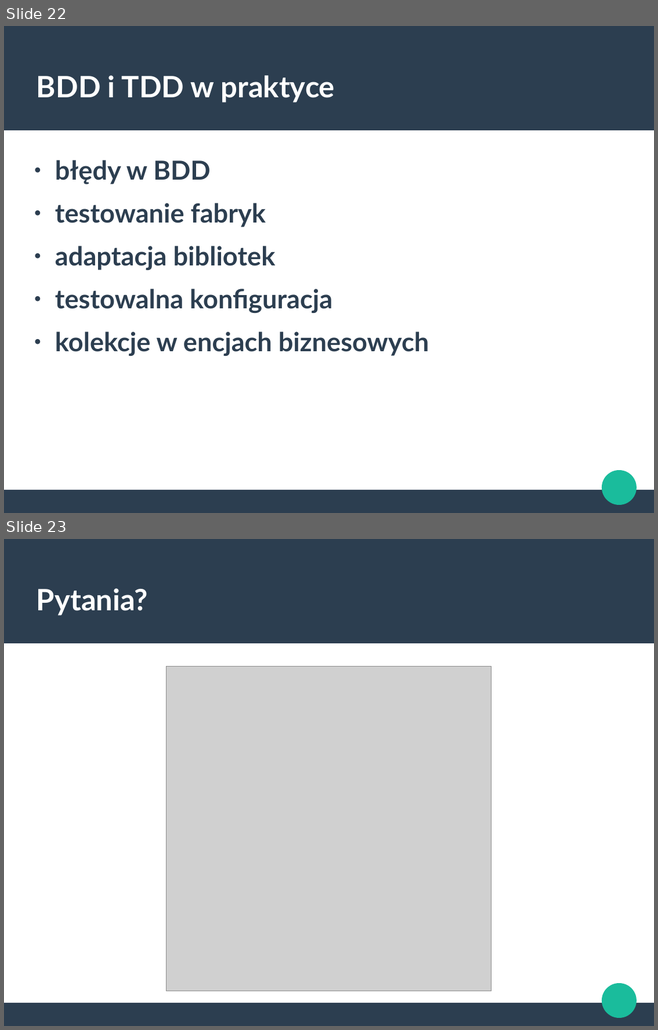
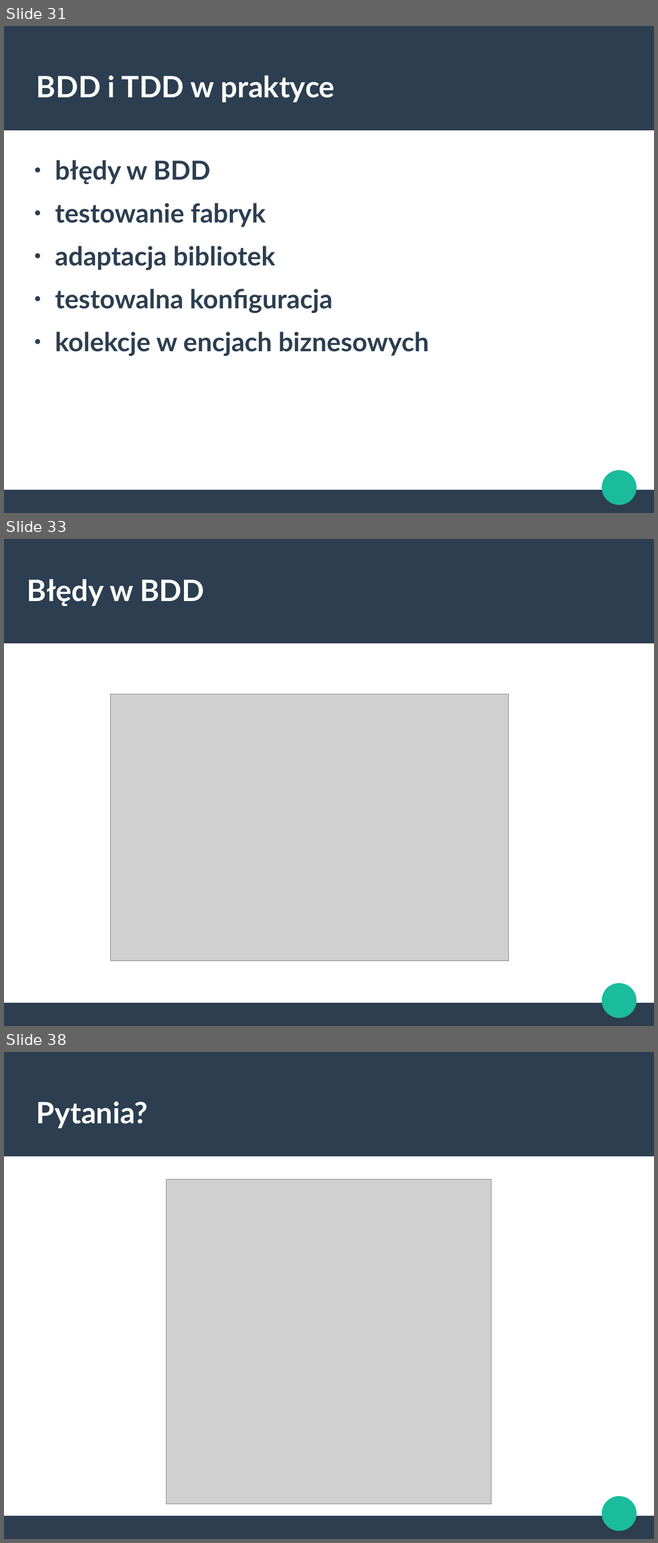
Before and after one commit to bartoszgolek/PHPers, a slide deck: Prezentacja PHPers.odp. Shown one above the other, each under a label of ours: slides 22 and 23 before the commit, slides 31, 33 and 38 after it; the slides between them are not shown. The pictures are 658x1030 and 658x1543 pixels, drawn with LibreOffice and Linux fonts; fonts in the diff are those of the drawing; grey boxes stand for pictures. Boxes give left, top, right and bottom in pixels: in the first picture for what was removed or moved away, otherwise in the second. Text is boxed around its words. In the diff, an @@ line names an element or a change of style, - is before the commit and + after.

```diff
--- a/Prezentacja PHPers.odp
+++ b/Prezentacja PHPers.odp
@@ slide 33 added at (4,539,654,1026), background #FFFFFF; not listed: 3 template elements that a slide beside it also shows @@
@@ title added at (27,579,205,606), 36 pt, text #FFFFFF, bold @@
+Błędy w BDD
@@ picture added at (111,694,509,961) @@
@@ what was slide 22 is now slide 31 @@
@@ what was slide 23 is now slide 38 @@
```
Also in this commit, not shown: 2 slides changed, 14 other slides added, 13 other files.
